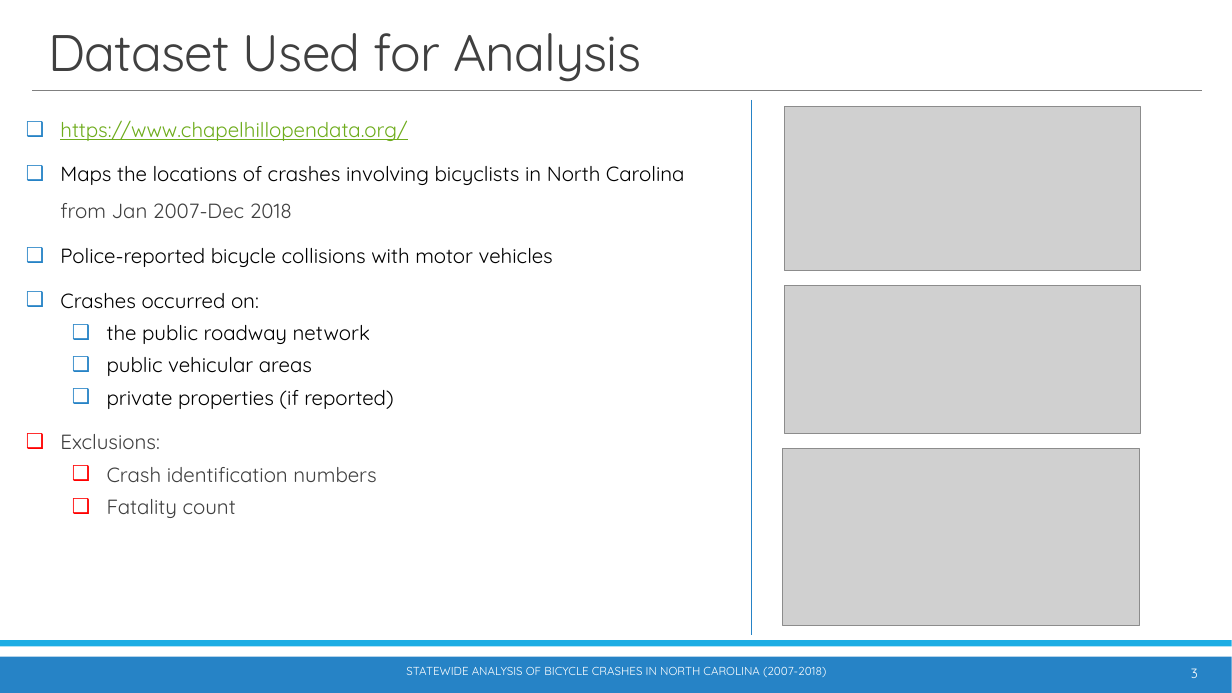
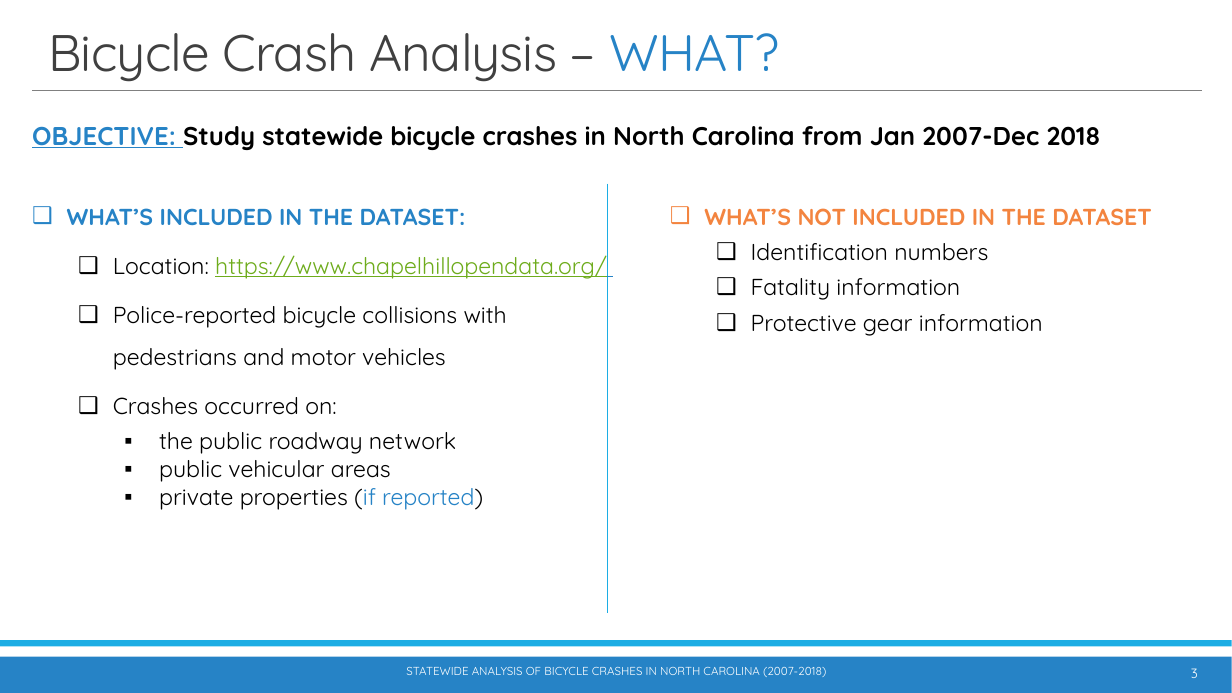
Before and after one commit to waghrayrashi/project-1, a slide deck: slide 3 of Project 1 - Group 2 - Statewide Bicycle Crash Analysis.pptx. Drawn at 1232x693 pixels with LibreOffice and Linux fonts; fonts in the diff are those of the drawing; grey boxes stand for pictures. Boxes give left, top, right and bottom in pixels: in the first picture for what was removed or moved away, otherwise in the second. Text is boxed around its words. In the diff, an @@ line names an element or a change of style, - is before the commit and + after.

Commit message:
Updated PPT

```diff
--- a/Project 1 - Group 2 - Statewide Bicycle Crash Analysis.pptx
+++ b/Project 1 - Group 2 - Statewide Bicycle Crash Analysis.pptx
@@ title at [48,33,779,82]: text changed @@
-Dataset Used for Analysis
+Bicycle Crash Analysis – WHAT?
@@ picture removed at [785,107,1141,271] @@
@@ text added at [32,126,1101,150], 20 pt, text #000000, bold @@
+OBJECTIVE: Study statewide bicycle crashes in North Carolina from Jan 2007-Dec 2018
@@ text "WHAT’S INCLUDED IN THE DATASET:": place and size @@
-text "WHAT’S INCLUDED IN THE DATASET:" at [60,120,685,518]
+text "WHAT’S INCLUDED IN THE DATASET:" at [67,208,607,510]
@@ text at [67,208,607,370]: text changed; size 16 to 18 pt @@
-❑ https://www.chapelhillopendata.org/
-❑ Maps the locations of crashes involving bicyclists in North Carolina from Jan 2007-Dec 2018
-❑ Police-reported bicycle collisions with motor vehicles
+❑ WHAT’S INCLUDED IN THE DATASET:
+  ❑ Location: https://www.chapelhillopendata.org/
+  ❑ Police-reported bicycle collisions with pedestrians and motor vehicles
@@ line moved from (751, 100) - (751, 636) to (607, 184) - (607, 613) @@
@@ line (607, 184) - (607, 613): stroke #2683C6 1.25 pt to #1CADE4 1.25 pt @@
@@ text added at [704,208,1152,336], 18 pt, text #000000 @@
+❑ WHAT’S NOT INCLUDED IN THE DATASET
+  ❑ Identification numbers
+  ❑ Fatality information
+  ❑ Protective gear information
@@ picture removed at [785,286,1141,433] @@
@@ text at [113,397,483,510]: size 16 to 18 pt in "Crashes occurred on:", "the public roadway network", "public vehicular areas", "private properties (if reported)"; text colour #000000 to #2683C6 in "(if reported)"; list level 1 to 2 in "Crashes occurred on:"; bullet ❑ to ▪; list level 2 to 3 in "the public roadway network"; list level 2 to 3 in "public vehicular areas"; list level 2 to 3 in "private properties (if reported)" @@
@@ text at [60,434,376,518]: paragraphs removed @@
-❑ Exclusions:
-  ❑ Crash identification numbers
-  ❑ Fatality count
@@ picture removed at [783,448,1140,625] @@
```
Also in this commit, not shown: 13 other slides changed, 8 slides added, 18 other files.
